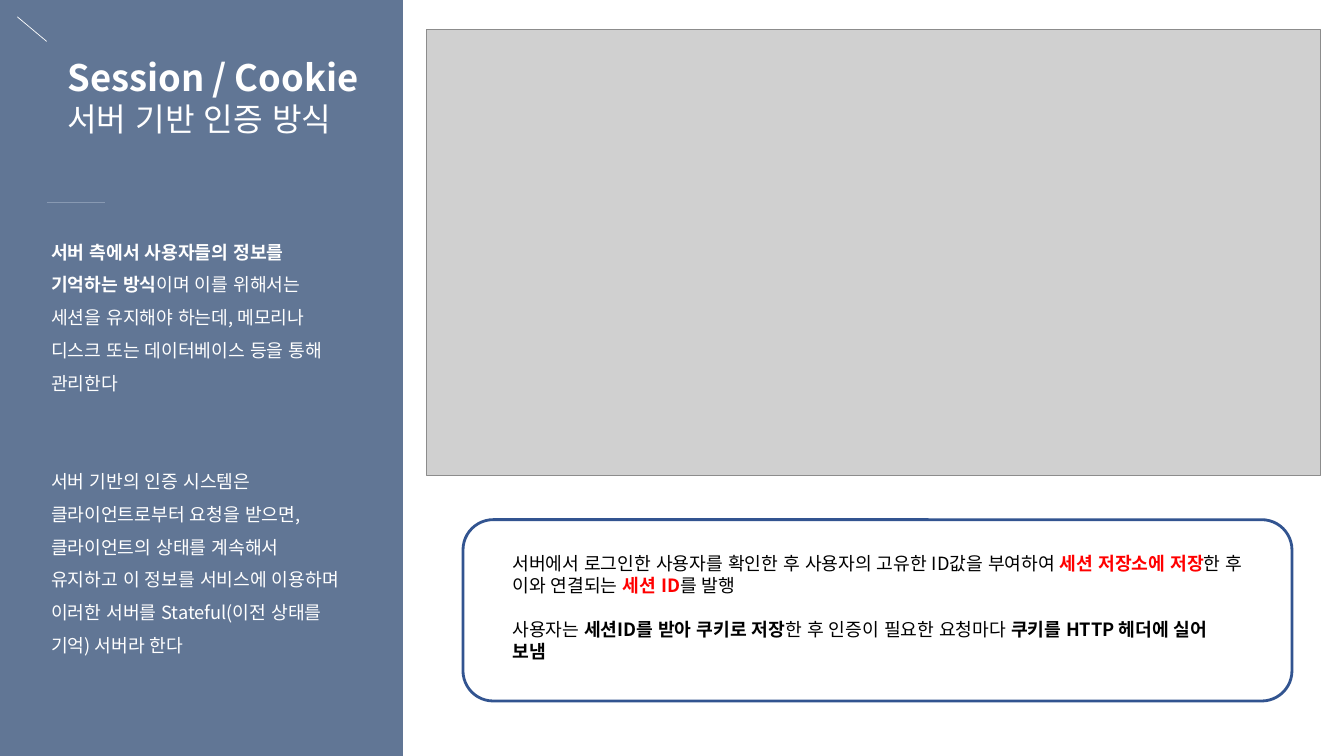
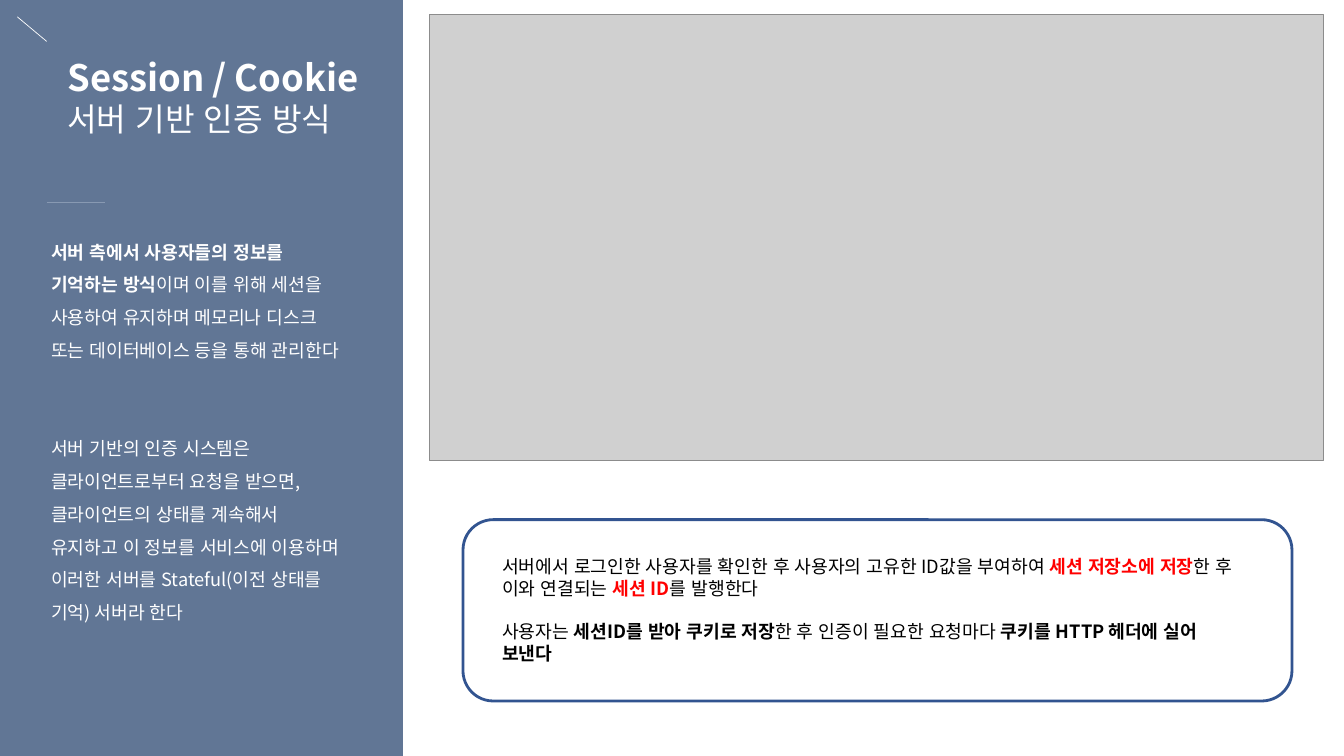
Before and after one commit to eunbee-kim/dmsql1471, a slide deck: slide 10 of 교육/5주차_DB정규화_반정규화_서버인증_세션과쿠키.pptx. Drawn at 1344x756 pixels with LibreOffice and Linux fonts; fonts in the diff are those of the drawing; grey boxes stand for pictures. Boxes give left, top, right and bottom in pixels: in the first picture for what was removed or moved away, otherwise in the second. Text is boxed around its words. In the diff, an @@ line names an element or a change of style, - is before the commit and + after.

```diff
--- a/교육/5주차_DB정규화_반정규화_서버인증_세션과쿠키.pptx
+++ b/교육/5주차_DB정규화_반정규화_서버인증_세션과쿠키.pptx
@@ picture: place and size @@
-picture at bbox=[426, 29, 1321, 476]
+picture at bbox=[430, 14, 1324, 461]
@@ text at bbox=[51, 243, 339, 359]: text changed @@
-서버 측에서 사용자들의 정보를 기억하는 방식이며 이를 위해서는 세션을 유지해야 하는데, 메모리나 디스크 또는 데이터베이스 등을 통해 관리한다
+서버 측에서 사용자들의 정보를 기억하는 방식이며 이를 위해 세션을 사용하여 유지하며 메모리나 디스크 또는 데이터베이스 등을 통해 관리한다
@@ text at bbox=[502, 557, 1232, 662]: text changed @@
-서버에서 로그인한 사용자를 확인한 후 사용자의 고유한 ID값을 부여하여 세션 저장소에 저장한 후 이와 연결되는 세션 ID를 발행
-사용자는 세션ID를 받아 쿠키로 저장한 후 인증이 필요한 요청마다 쿠키를 HTTP 헤더에 실어 보냄
+서버에서 로그인한 사용자를 확인한 후 사용자의 고유한 ID값을 부여하여 세션 저장소에 저장한 후 이와 연결되는 세션 ID를 발행한다
+사용자는 세션ID를 받아 쿠키로 저장한 후 인증이 필요한 요청마다 쿠키를 HTTP 헤더에 실어 보낸다
```
Also in this commit, not shown: 9 other slides changed.
